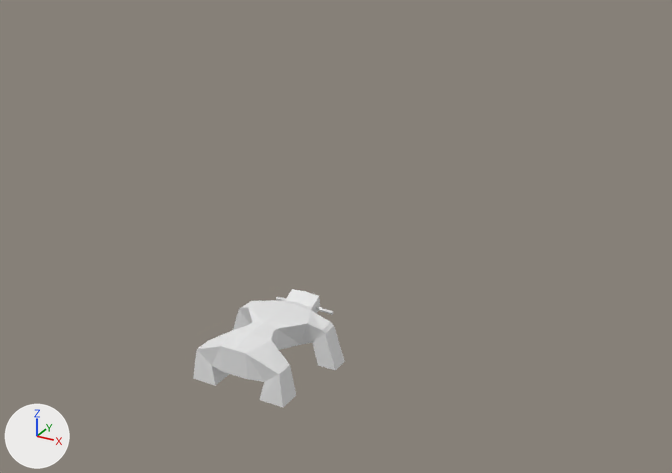
One commit to the Blender file scene/monster.blend: the scene before it, then after it.
Camera for both pictures: a camera (50 mm lens) standing at (32.0, -47.0, 32.9) and looking at (-1.4, 13.7, 2.6). The axes (+X, +Y, +Z) are drawn at lower left. The lights are the same throughout.

In view in the first picture: 'monster'.
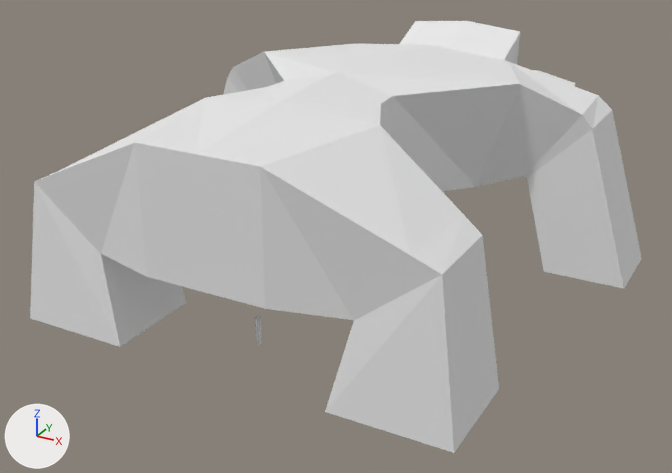
Location of each change, [x1, y1, x2, y2] in pixels of the pictures (672 x 473 px):
'monster', moved, rescaled (301% wider, 264% taller)
    before: [193, 289, 345, 407]
    after: [30, 21, 642, 453]
'Cylinder', added
    after: [255, 316, 262, 344]

The change, as a list of edits to the scene's bpy script:
```text
Add me_cylinder:
    me_cylinder.from_pydata(...)  # a 32-sided cylinder along z spanning x -1.0..1.0, y -1.0..1.0, z -1.0..1.0
Change ob_monster:
    ob_monster.location: (0.0, 0.0, 0.0) -> (0.0, 7.81, 11.04)
    ob_monster.scale: (1.0, 1.0, 1.0) -> (4.5, 4.5, 4.5)
Add ob_cylinder:
    ob_cylinder = bpy.data.objects.new('Cylinder', me_cylinder)
    ob_cylinder.location = (0.0, 0.0, 1.0)
    ob_cylinder.scale = (0.209, 0.209, 1.0)
```
